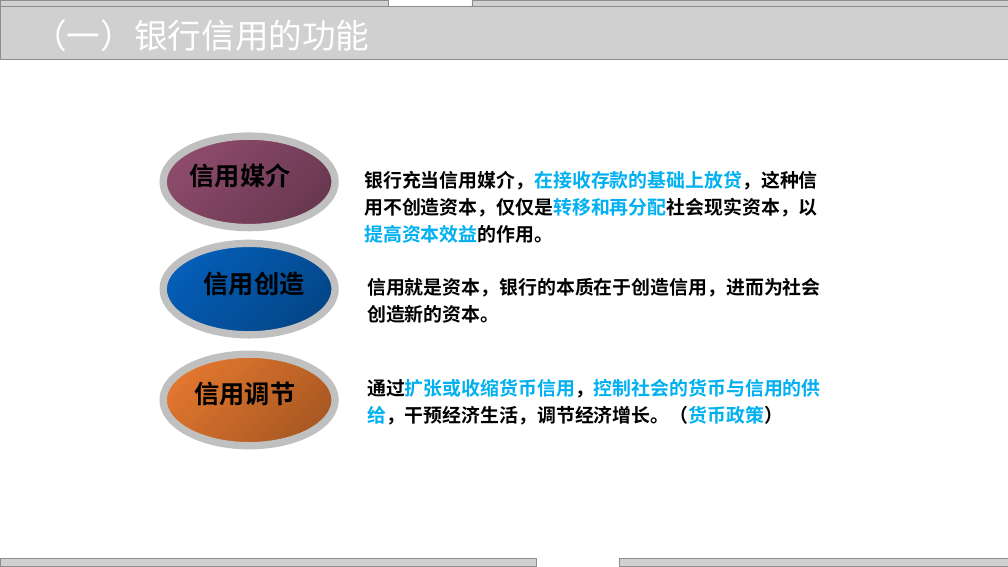
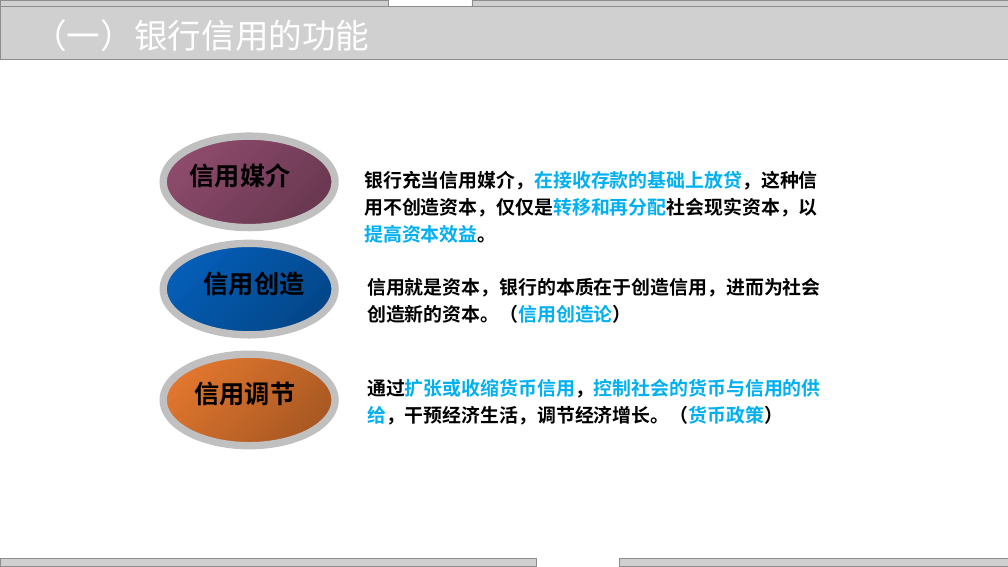
Before and after one commit to zhangjianzhang/internet_credit, a slide deck: slide 5 of files/slides/lecture_18.pptx. Drawn at 1008x567 pixels with LibreOffice and Linux fonts; fonts in the diff are those of the drawing; grey boxes stand for pictures; background and template pictures are left out. Boxes give left, top, right and bottom in pixels: in the first picture for what was removed or moved away, otherwise in the second. Text is boxed around its words. In the diff, an @@ line names an element or a change of style, - is before the commit and + after.

```diff
--- a/files/slides/lecture_18.pptx
+++ b/files/slides/lecture_18.pptx
@@ text at box(364, 171, 818, 243): text changed @@
-银行充当信用媒介，在接收存款的基础上放贷，这种信用不创造资本，仅仅是转移和再分配社会现实资本，以提高资本效益的作用。
+银行充当信用媒介，在接收存款的基础上放贷，这种信用不创造资本，仅仅是转移和再分配社会现实资本，以提高资本效益。
@@ text at box(367, 278, 821, 323): text changed @@
-信用就是资本，银行的本质在于创造信用，进而为社会创造新的资本。
+信用就是资本，银行的本质在于创造信用，进而为社会创造新的资本。（信用创造论）
```
Also in this commit, not shown: 7 other slides changed, 8 other files.
